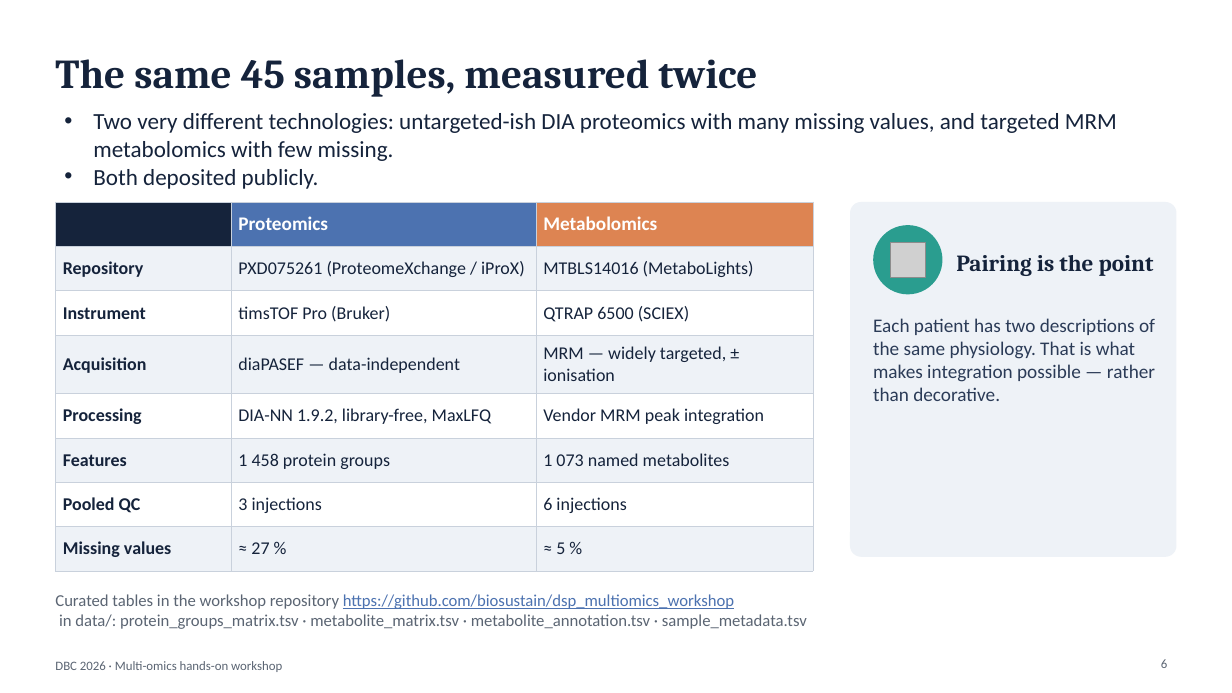
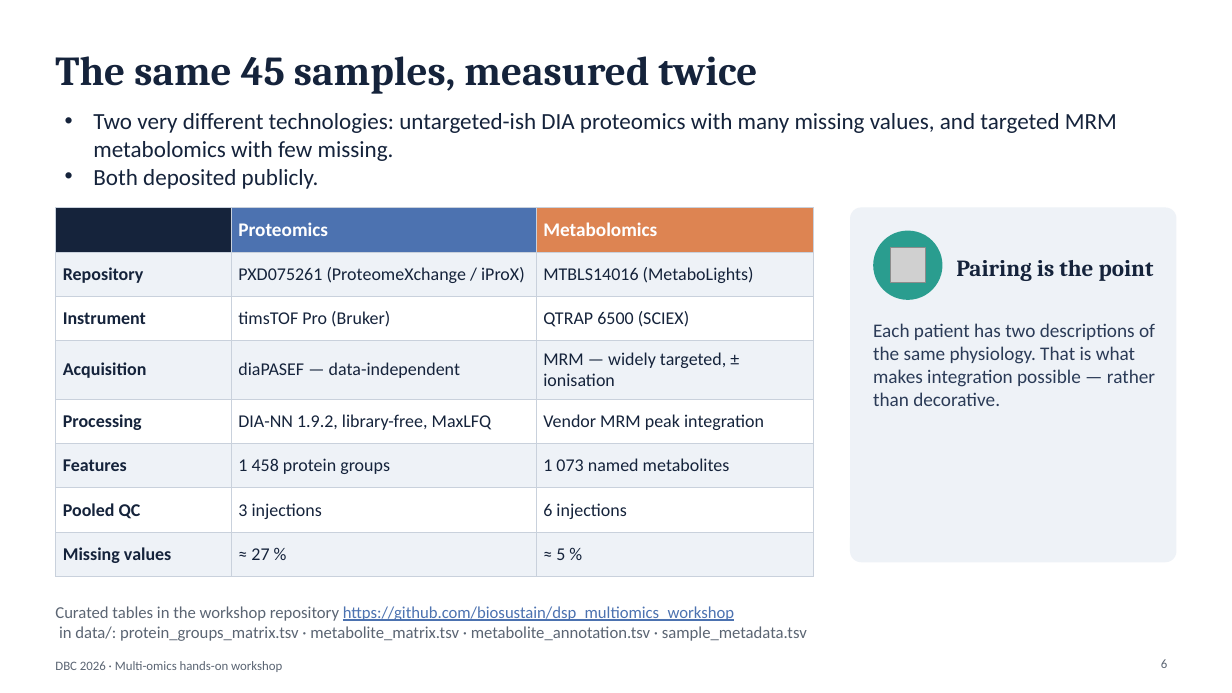
Before and after one commit to biosustain/dsp_multiomics_workshop, a slide deck: slide 6 of slides/01_workshop_introduction.pptx. Drawn at 1232x693 pixels with LibreOffice and Linux fonts; fonts in the diff are those of the drawing; grey boxes stand for pictures. Boxes give left, top, right and bottom in pixels: in the first picture for what was removed or moved away, otherwise in the second. Text is boxed around its words. In the diff, an @@ line names an element or a change of style, - is before the commit and + after.

```diff
--- a/slides/01_workshop_introduction.pptx
+++ b/slides/01_workshop_introduction.pptx
@@ 2 texts, 1 picture, 1 table, 1 rounded rectangle, 1 ellipse: place and size @@
-2 texts, 1 picture, 1 table, 1 rounded rectangle, 1 ellipse at [55, 202, 1177, 571]
+2 texts, 1 picture, 1 table, 1 rounded rectangle, 1 ellipse at [55, 208, 1177, 577]
@@ text "Curated tables in the workshop ...": place and size @@
-text "Curated tables in the workshop ..." at [55, 594, 807, 629]
+text "Curated tables in the workshop ..." at [55, 606, 807, 641]
```
Also in this commit, not shown: 9 other slides changed, 1 slide removed.
